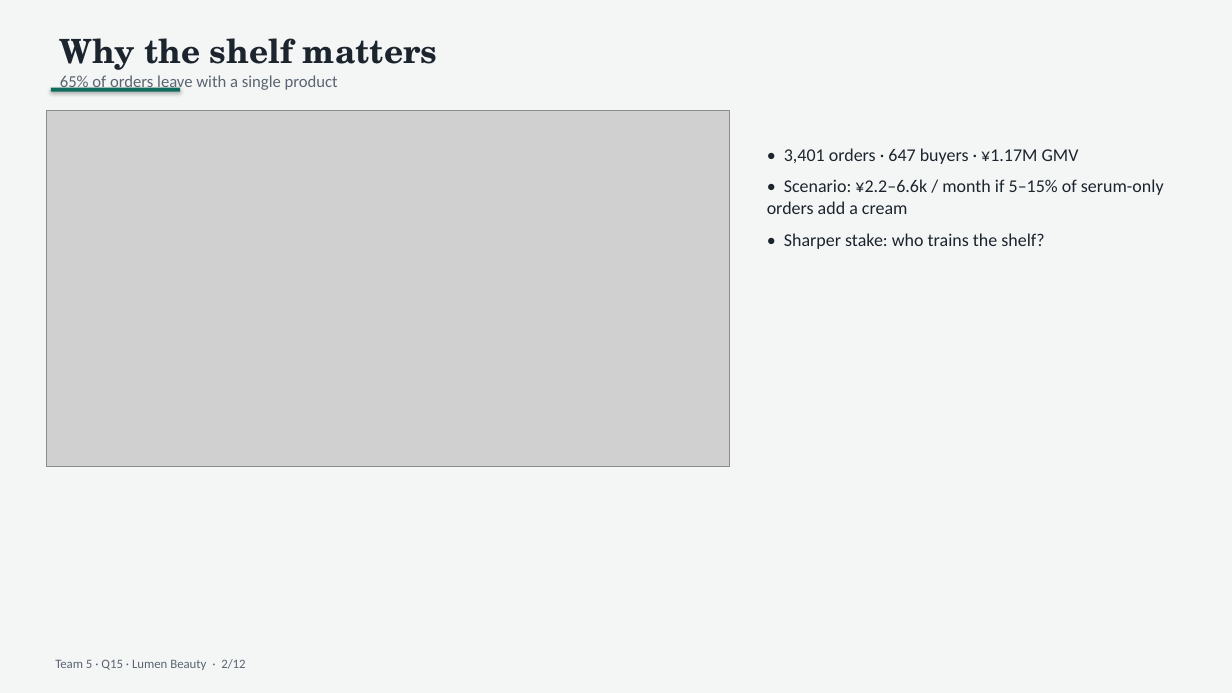
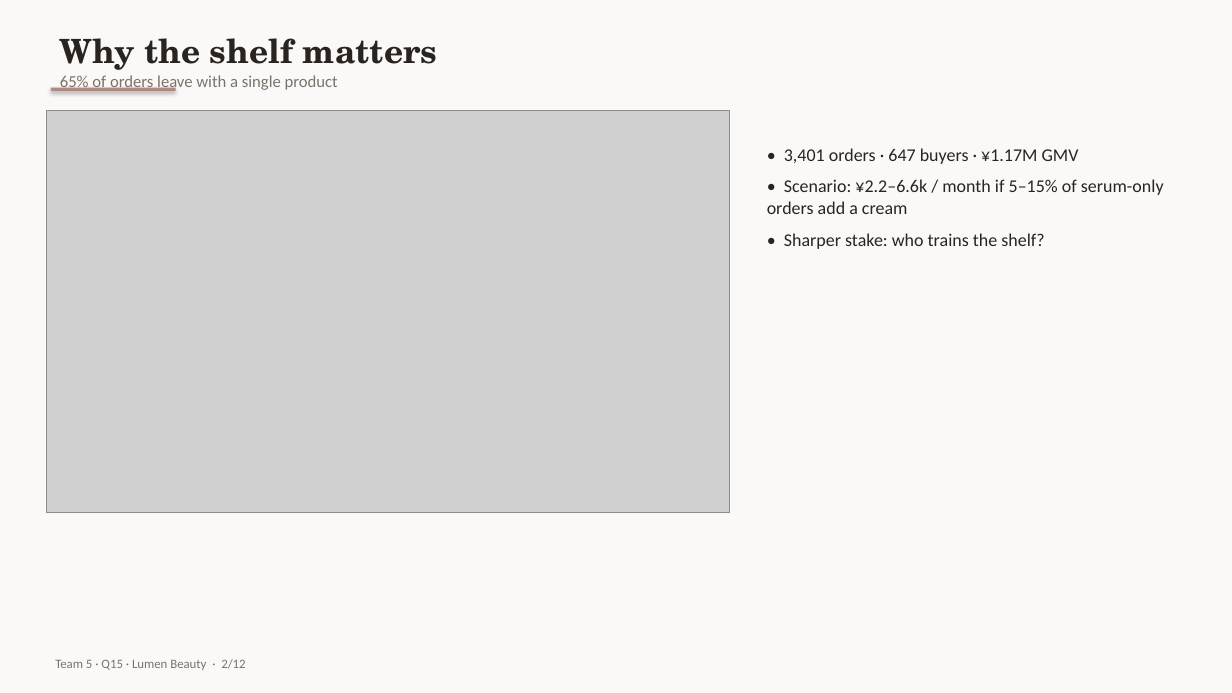
Before and after one commit to N1Rizhka/New-Media-Technology-and-Analytics---Final-Project, a slide deck: slide 2 of deliverables/Team5_Q15_pitch.pptx. Drawn at 1232x693 pixels with LibreOffice and Linux fonts; fonts in the diff are those of the drawing; grey boxes stand for pictures. Boxes give left, top, right and bottom in pixels: in the first picture for what was removed or moved away, otherwise in the second. Text is boxed around its words. In the diff, an @@ line names an element or a change of style, - is before the commit and + after.

```diff
--- a/deliverables/Team5_Q15_pitch.pptx
+++ b/deliverables/Team5_Q15_pitch.pptx
@@ rectangle at [0,0,1232,693]: fill #F4F6F5 to #FBF9F7 @@
@@ text "Why the shelf matters" at [60,38,437,91]: text colour #1C242E to #2A2421 in "Why the shelf matters"; text colour #5A6472 to #7A736C in "65% of orders leave with a single ..." @@
@@ rectangle: place and size @@
-rectangle at [51,88,180,91]
+rectangle at [51,88,176,91]
@@ rectangle at [51,88,176,91]: fill #0F6B5C to #B08984 @@
@@ picture: place and size @@
-picture at [46,111,730,467]
+picture at [46,111,730,512]
@@ text "Team 5 · Q15 · ..." at [55,659,245,670]: text colour #5A6472 to #7A736C @@
```
Also in this commit, not shown: 11 other slides changed, 16 other files.
